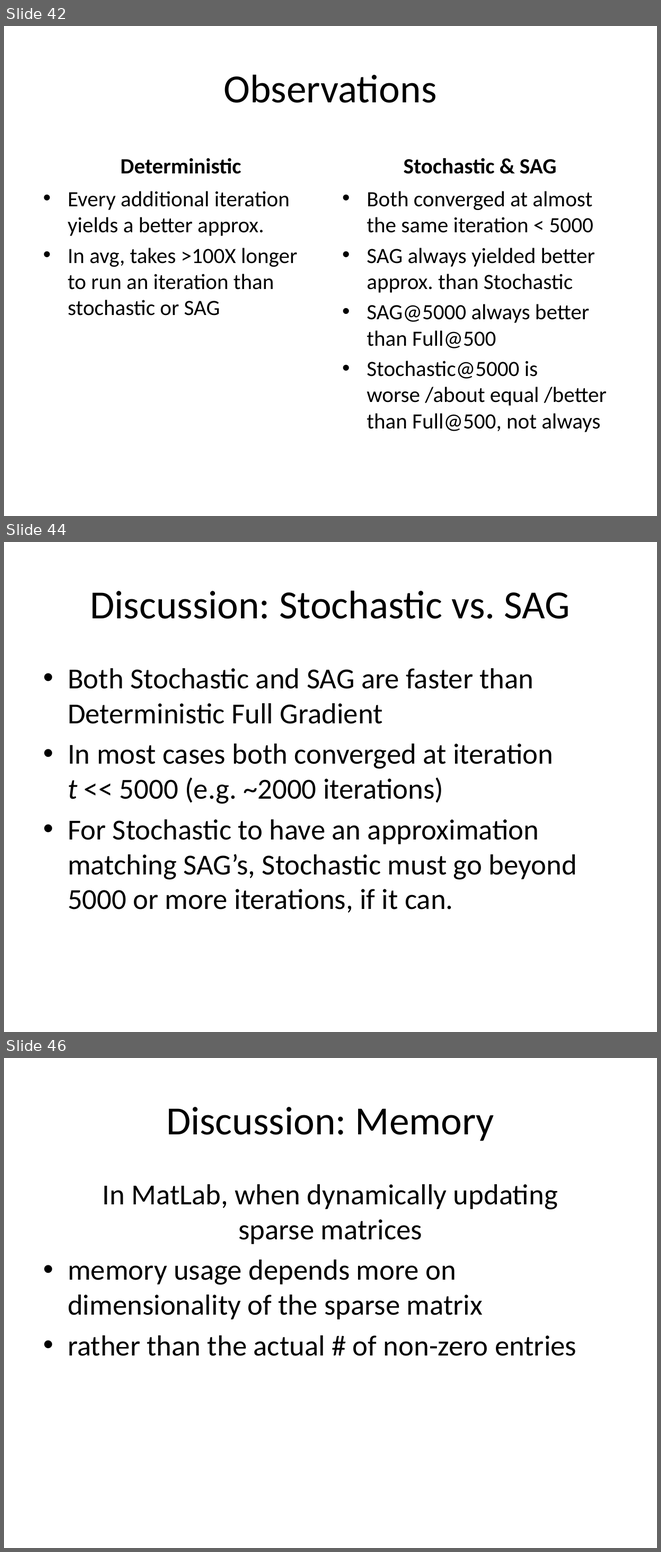
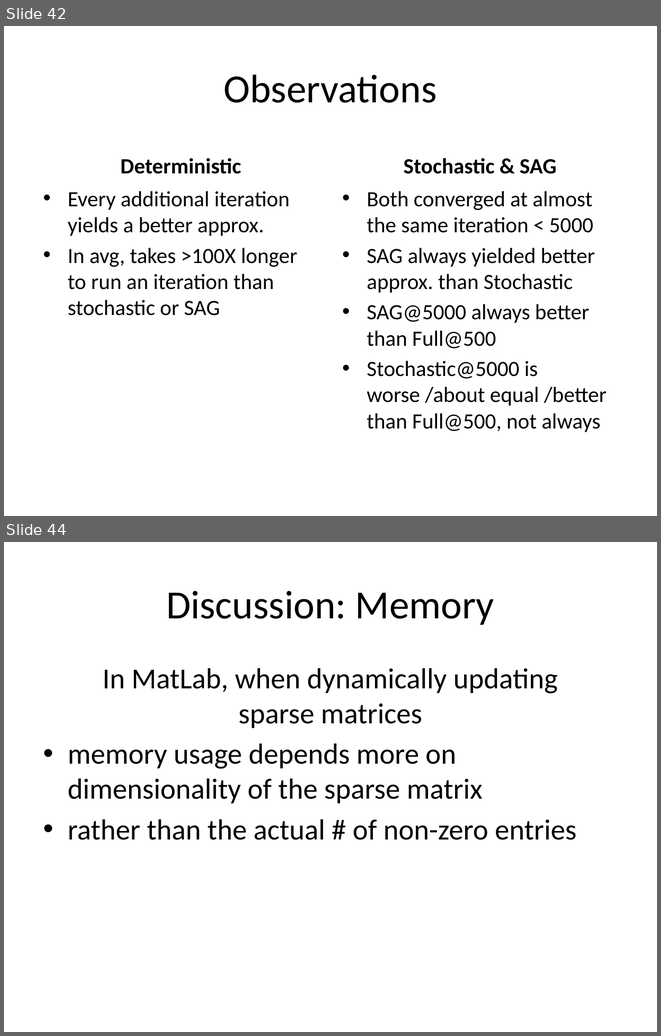
Before and after one commit to jamestklo/MatrixFactorizationMatlab, a slide deck: cs534L-SAGmf.pptx. Shown one above the other, each under a label of ours: slides 42, 44 and 46 before the commit, slides 42 and 44 after it; the slides between them are not shown. The pictures are 661x1552 and 661x1036 pixels, drawn with LibreOffice and Linux fonts; fonts in the diff are those of the drawing. Boxes give left, top, right and bottom in pixels: in the first picture for what was removed or moved away, otherwise in the second. Text is boxed around its words. In the diff, an @@ line names an element or a change of style, - is before the commit and + after.

```diff
--- a/cs534L-SAGmf.pptx
+++ b/cs534L-SAGmf.pptx
@@ slide 44 removed at (x1=4, y1=542, x2=657, y2=1032), background #FFFFFF @@
@@ title removed at (x1=90, y1=590, x2=571, y2=619) @@
-Discussion: Stochastic vs. SAG
@@ text removed at (x1=68, y1=668, x2=577, y2=912) @@
-• Both Stochastic and SAG are faster than Deterministic Full Gradient
-• In most cases both converged at iteration
-  t << 5000 (e.g. ~2000 iterations)
-• For Stochastic to have an approximation matching SAG’s, Stochastic must go beyond 5000 or more iterations, if it can.
@@ what was slide 46 is now slide 44 @@
```
Also in this commit, not shown: 2 slides changed, 1 other slide removed, 12 other files.
